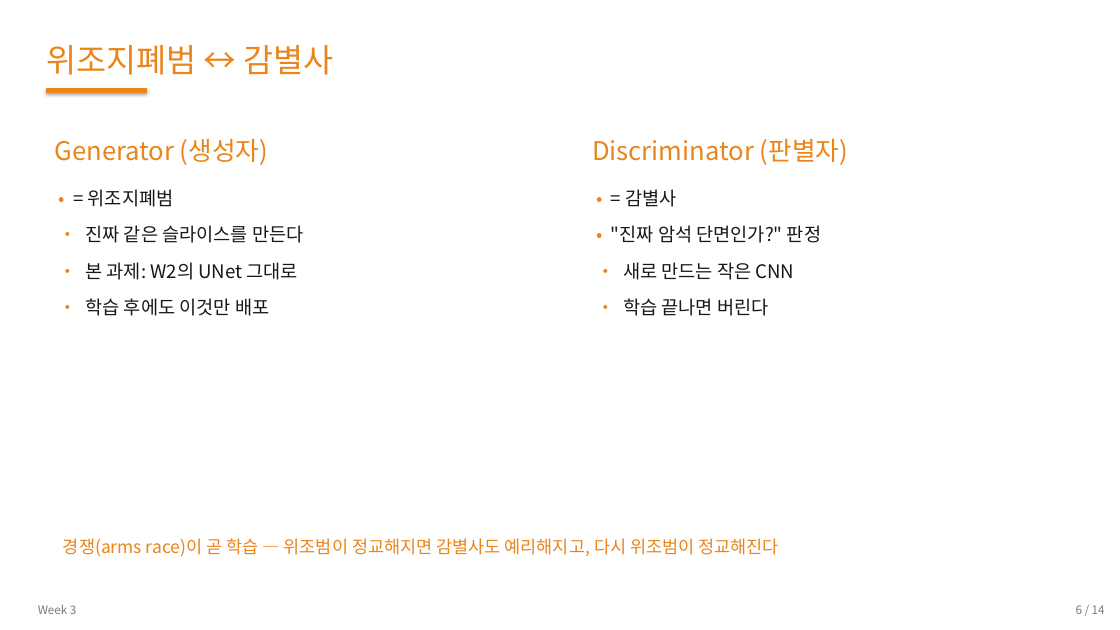
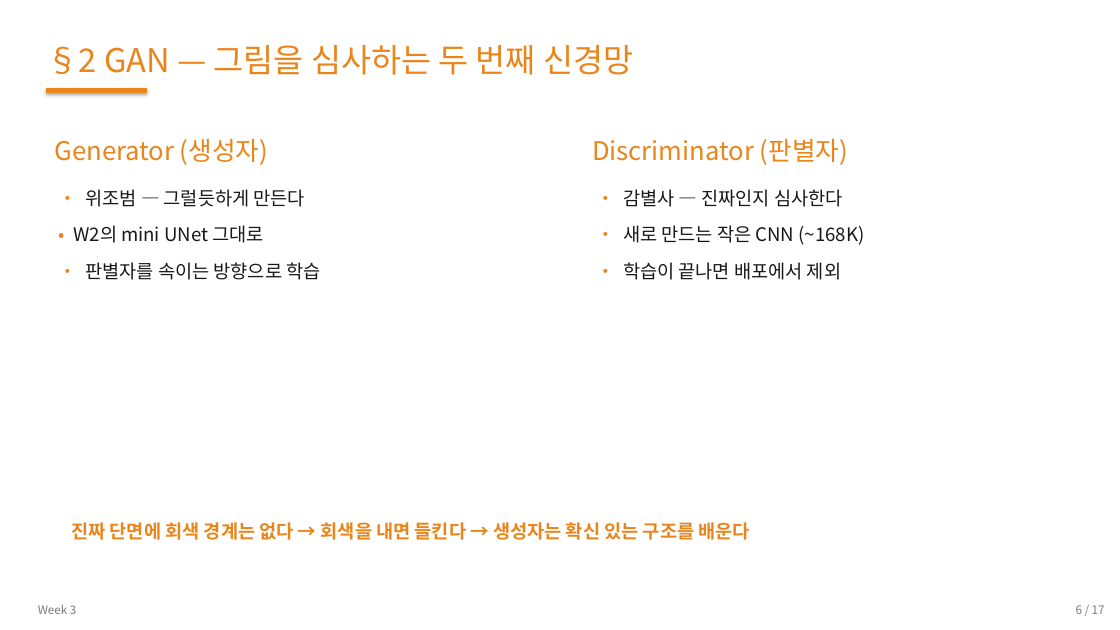
Before and after one commit to 01willy/Digital_rock_DL_Education, a slide deck: slide 6 of web/downloads/shared/w3/W3.pptx. Drawn at 1120x630 pixels with LibreOffice and Linux fonts; fonts in the diff are those of the drawing. Boxes give left, top, right and bottom in pixels: in the first picture for what was removed or moved away, otherwise in the second. Text is boxed around its words. In the diff, an @@ line names an element or a change of style, - is before the commit and + after.

```diff
--- a/web/downloads/shared/w3/W3.pptx
+++ b/web/downloads/shared/w3/W3.pptx
@@ text at bbox=[46, 45, 633, 75]: text changed @@
-위조지폐범 ↔ 감별사
+§2 GAN — 그림을 심사하는 두 번째 신경망
@@ text at bbox=[73, 189, 320, 280]: text changed @@
-• = 위조지폐범
-• 진짜 같은 슬라이스를 만든다
-• 본 과제: W2의 UNet 그대로
-• 학습 후에도 이것만 배포
+• 위조범 — 그럴듯하게 만든다
+• W2의 mini UNet 그대로
+• 판별자를 속이는 방향으로 학습
@@ text at bbox=[623, 189, 865, 280]: text changed @@
-• = 감별사
-• "진짜 암석 단면인가?" 판정
-• 새로 만드는 작은 CNN
-• 학습 끝나면 버린다
+• 감별사 — 진짜인지 심사한다
+• 새로 만드는 작은 CNN (~168K)
+• 학습이 끝나면 배포에서 제외
@@ text at bbox=[71, 522, 750, 540]: text changed; size 15 to 16 pt; bold on @@
-경쟁(arms race)이 곧 학습 — 위조범이 정교해지면 감별사도 예리해지고, 다시 위조범이 정교해진다
+진짜 단면에 회색 경계는 없다 → 회색을 내면 들킨다 → 생성자는 확신 있는 구조를 배운다
@@ text at bbox=[1076, 605, 1105, 614]: text changed @@
-6 / 14
+6 / 17
```
Also in this commit, not shown: 4 other slides changed, 12 slides added, 9 slides removed, 14 other files.
